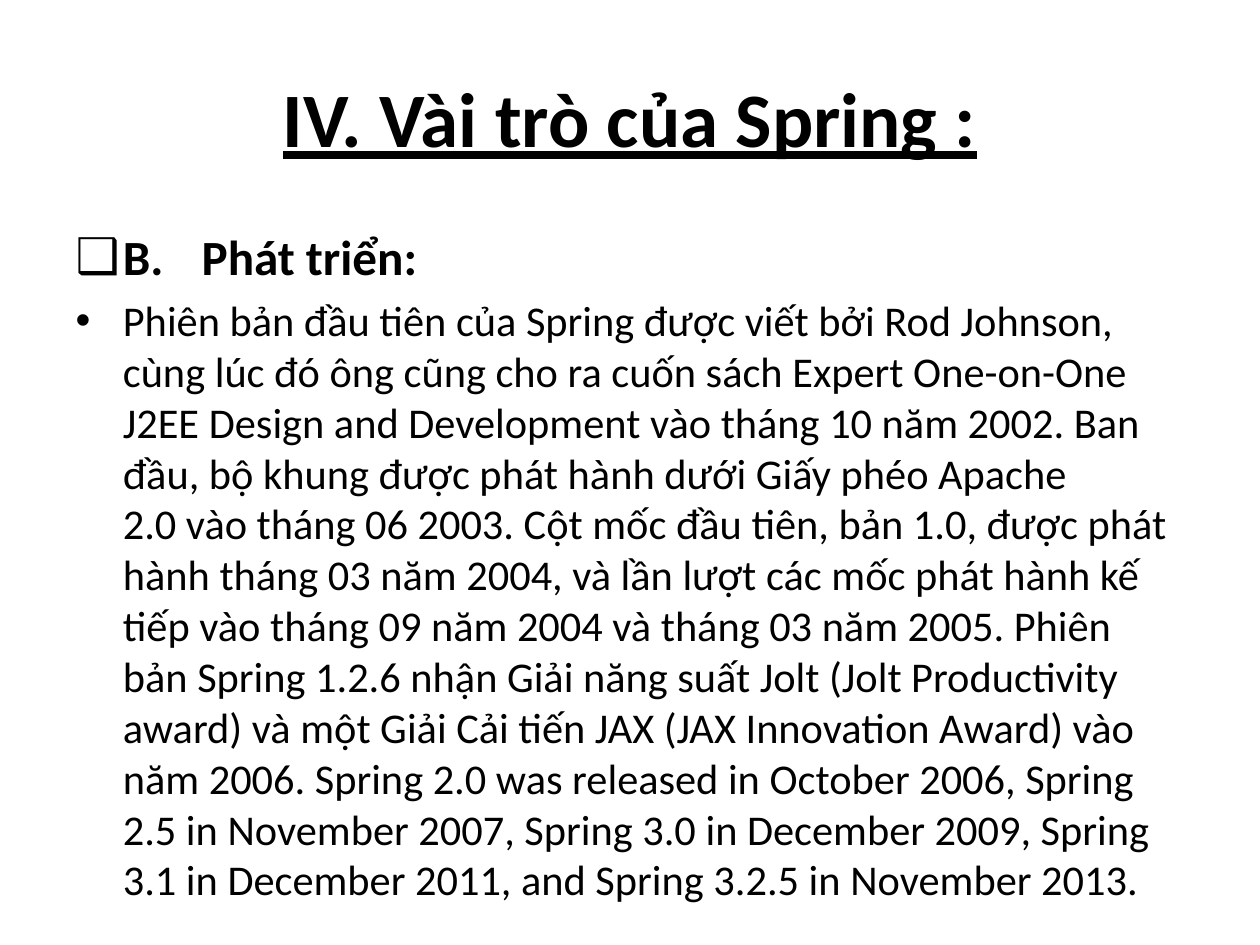
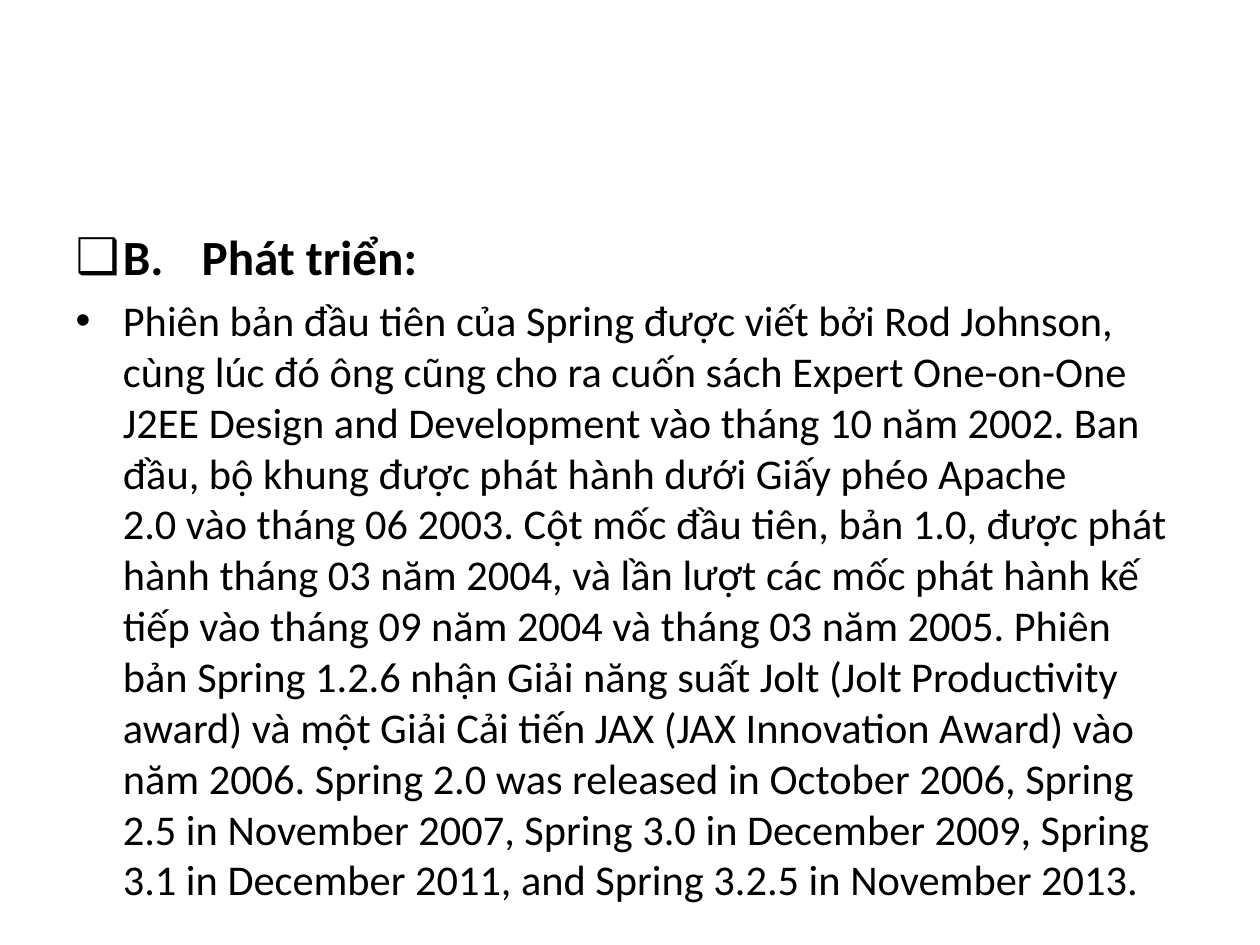
Before and after one commit to tvhnhoainhien1311/Spring_, a slide deck: slide 27 of Updatejava.pptx (slide 20 before the commit). Drawn at 1260x945 pixels with LibreOffice and Linux fonts; fonts in the diff are those of the drawing. Boxes give left, top, right and bottom in pixels: in the first picture for what was removed or moved away, otherwise in the second. Text is boxed around its words. In the diff, an @@ line names an element or a change of style, - is before the commit and + after.

Commit message:
Final PP about Spring

```diff
--- a/Updatejava.pptx
+++ b/Updatejava.pptx
@@ title removed at box(283, 92, 938, 160) @@
-IV. Vài trò của Spring :
```
Also in this commit, not shown: 4 other slides changed, 7 slides added.
